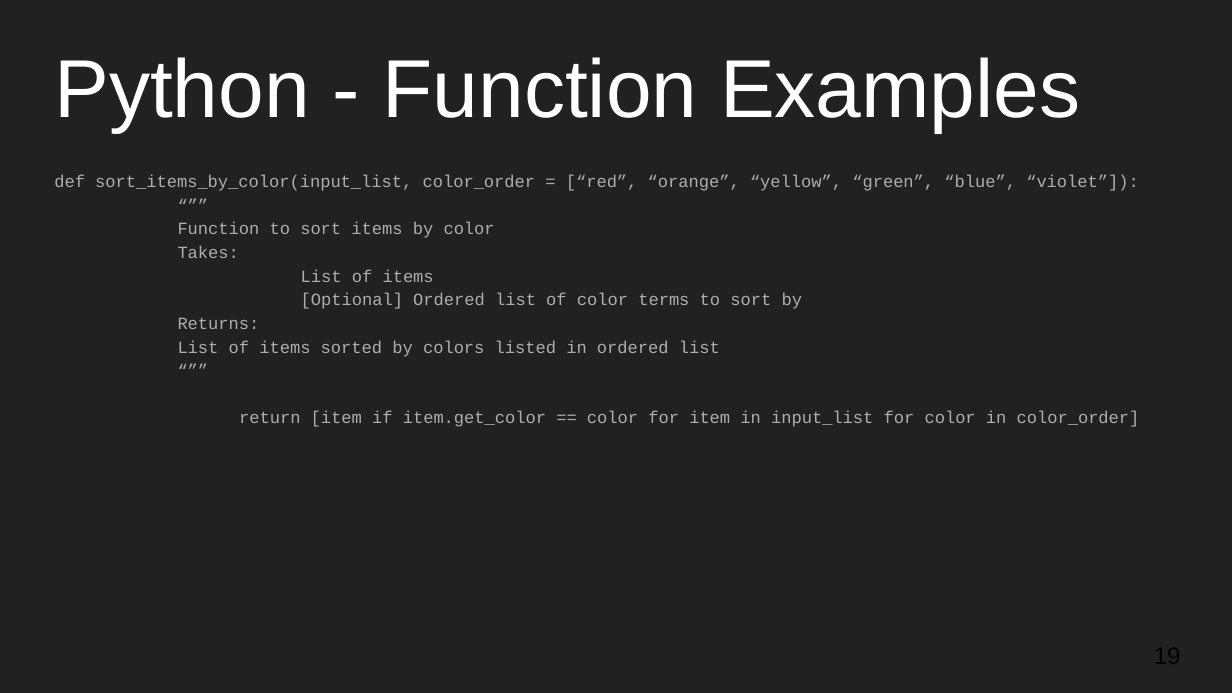
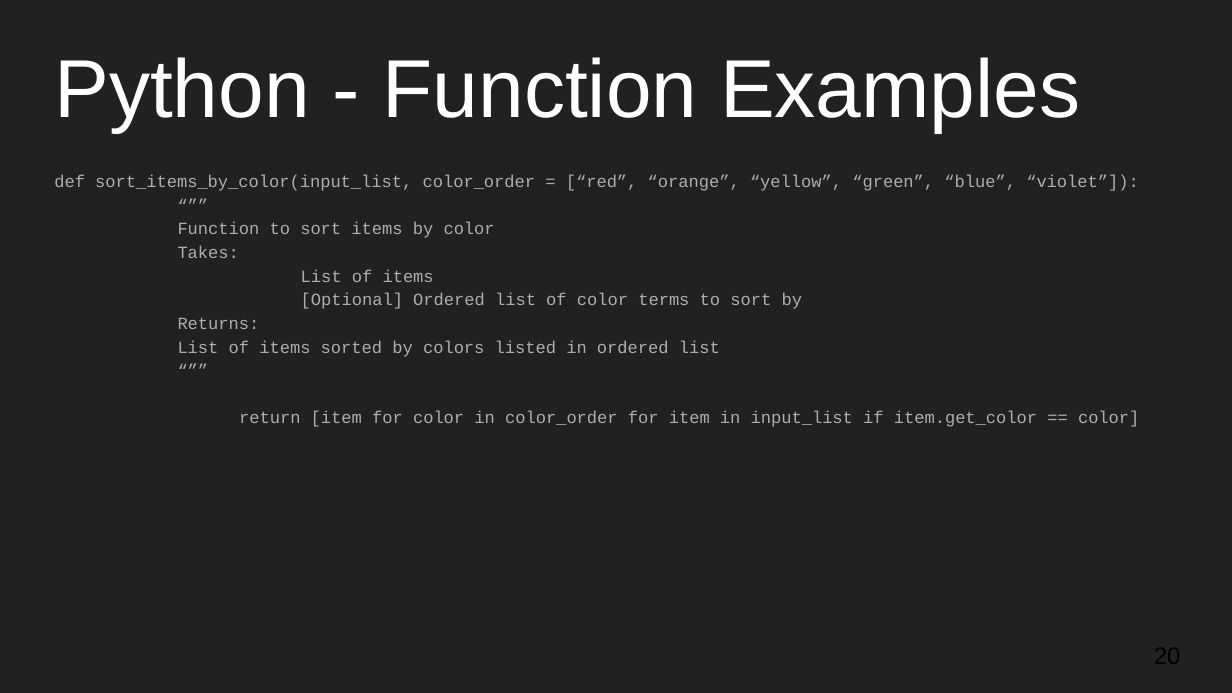
Before and after one commit to mseryn/intermediate_programming_workshops, a slide deck: slide 20 of 26_9_2016/intermediate_workshop_3.pptx (slide 19 before the commit). Drawn at 1232x693 pixels with LibreOffice and Linux fonts; fonts in the diff are those of the drawing. Boxes give left, top, right and bottom in pixels: in the first picture for what was removed or moved away, otherwise in the second. Text is boxed around its words. In the diff, an @@ line names an element or a change of style, - is before the commit and + after.

```diff
--- a/26_9_2016/intermediate_workshop_3.pptx
+++ b/26_9_2016/intermediate_workshop_3.pptx
@@ text at (x1=239, y1=411, x2=1139, y2=427): text changed @@
-return [item if item.get_color == color for item in input_list for color in color_order]
+return [item for color in color_order for item in input_list if item.get_color == color]
```
Also in this commit, not shown: 4 other slides changed, 1 slide added, 1 other file.
